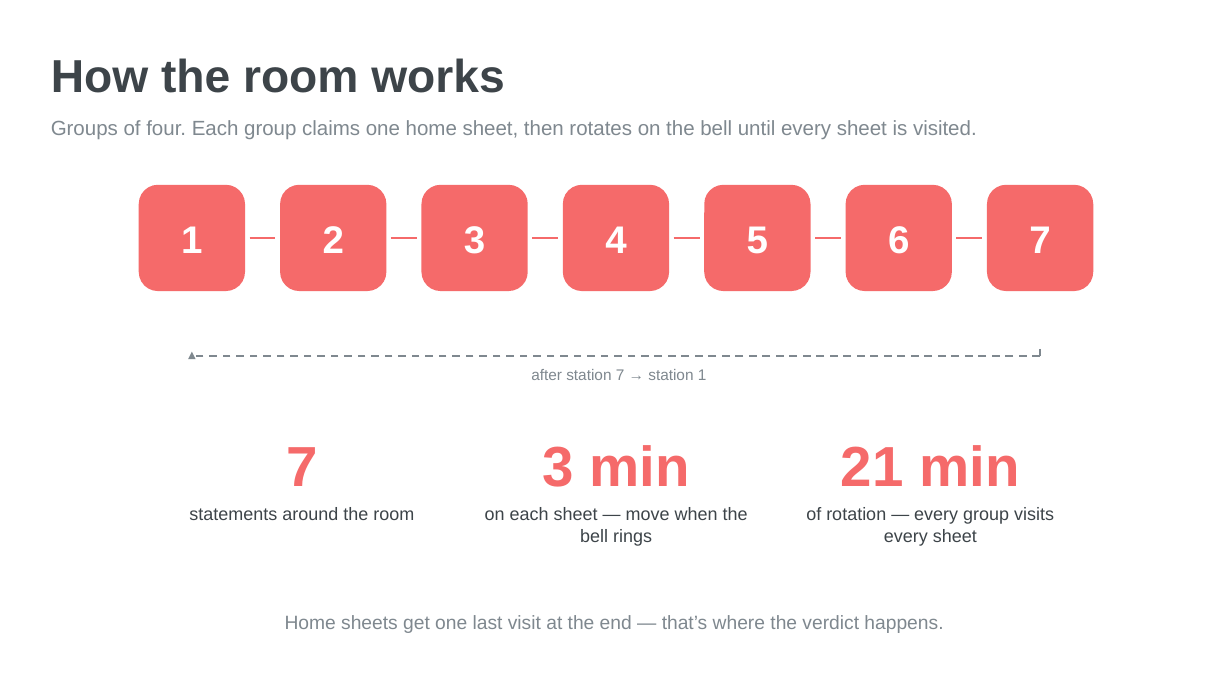
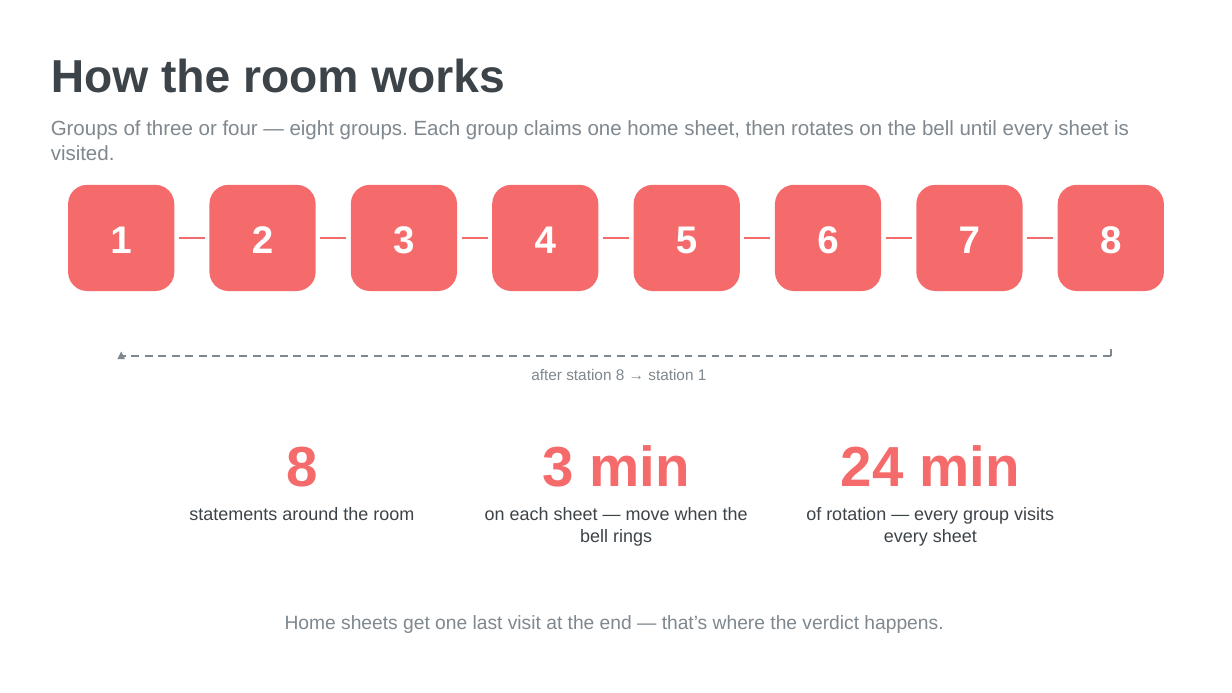
Before and after one commit to dwaugh-edsim/bihi2027, a slide deck: slide 4 of ILT/silent-debate-ilt.pptx. Drawn at 1232x693 pixels with LibreOffice and Linux fonts; fonts in the diff are those of the drawing. Boxes give left, top, right and bottom in pixels: in the first picture for what was removed or moved away, otherwise in the second. Text is boxed around its words. In the diff, an @@ line names an element or a change of style, - is before the commit and + after.

```diff
--- a/ILT/silent-debate-ilt.pptx
+++ b/ILT/silent-debate-ilt.pptx
@@ text at <box>51,120,1129,160</box>: text changed @@
-Groups of four. Each group claims one home sheet, then rotates on the bell until every sheet is visited.
+Groups of three or four — eight groups. Each group claims one home sheet, then rotates on the bell until every sheet is visited.
@@ rounded rectangle added at <box>1058,185,1165,291</box>, fill #F56A6A, 30 pt, text #FFFFFF, bold @@
+8
@@ line added from (1028, 238) to (1054, 238), #F56A6A 2 pt @@
@@ 7 rounded rectangles, 6 lines, 1 arrow: place and size @@
-7 rounded rectangles, 6 lines, 1 arrow at <box>139,185,1093,356</box>
+7 rounded rectangles, 6 lines, 1 arrow at <box>68,185,1023,356</box>
@@ line moved from (1041, 356) - (192, 356) to (1111, 356) - (121, 356) @@
@@ line moved from (1041, 348) - (1041, 356) to (1111, 348) - (1111, 356) @@
@@ text at <box>531,369,707,380</box>: text changed @@
-after station 7 → station 1
+after station 8 → station 1
@@ text at <box>286,446,317,487</box>: text changed @@
-7
+8
@@ text at <box>841,445,1019,486</box>: text changed @@
-21 min
+24 min
```
Also in this commit, not shown: 7 other slides changed, 2 other files.
